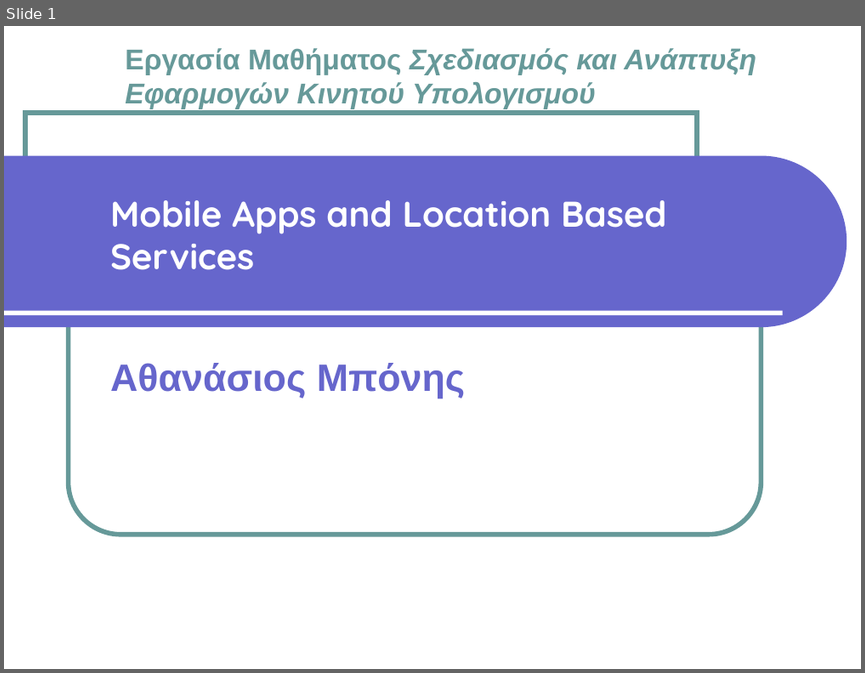
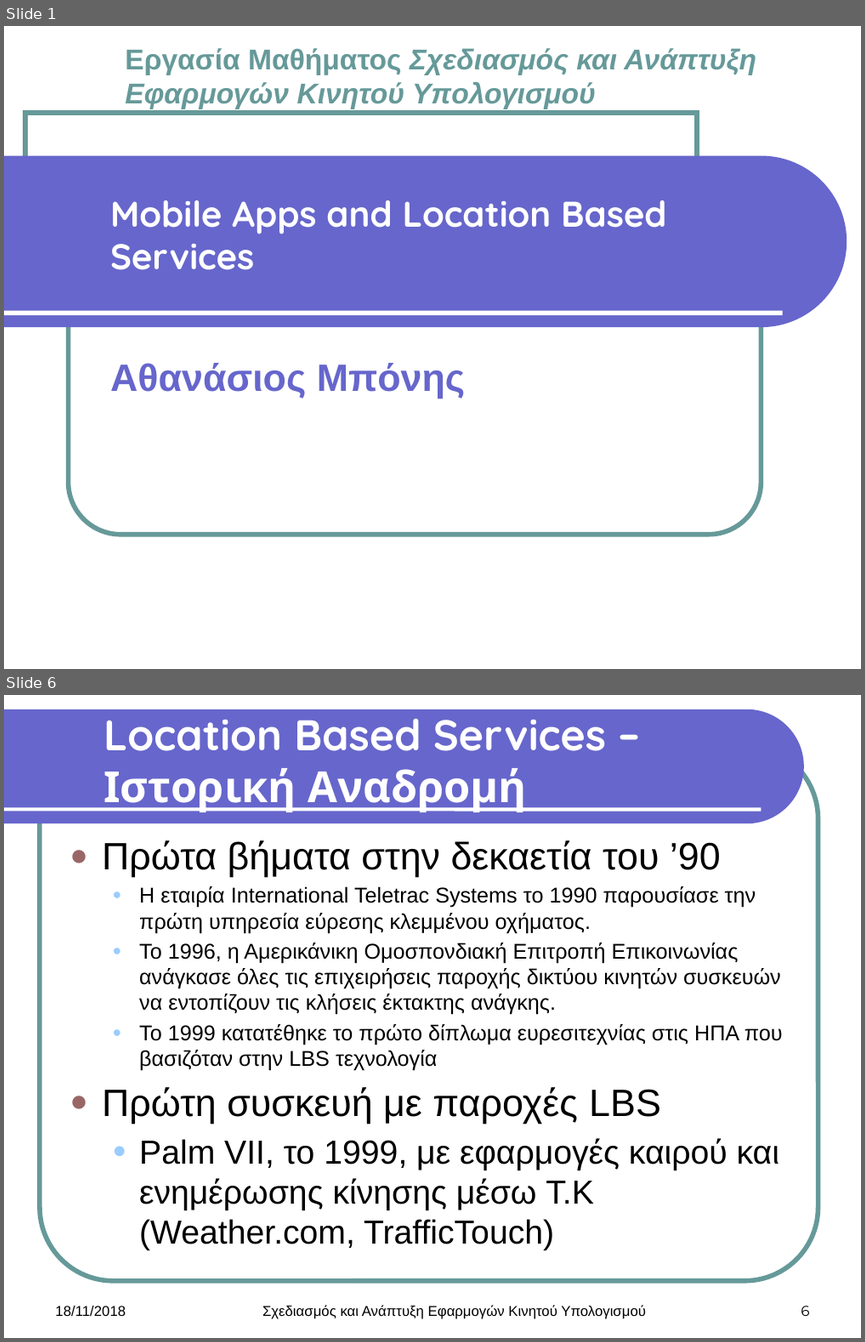
Before and after one commit to AthanCB/Design-and-development-of-mobile-computing, a slide deck: Theory Assignment/Mobile Apps and Location Based Services.pptx. Shown one above the other, each under a label of ours: slide 1 before the commit, slides 1 and 6 after it; the slides between them are not shown. The pictures are 865x673 and 865x1342 pixels, drawn with LibreOffice and Linux fonts; fonts in the diff are those of the drawing; background and template pictures are left out. Boxes give left, top, right and bottom in pixels: in the first picture for what was removed or moved away, otherwise in the second. Text is boxed around its words. In the diff, an @@ line names an element or a change of style, - is before the commit and + after.

```diff
--- a/Theory Assignment/Mobile Apps and Location Based Services.pptx
+++ b/Theory Assignment/Mobile Apps and Location Based Services.pptx
@@ slide 6 added at (x1=4, y1=695, x2=861, y2=1338), background #FFFFFF @@
@@ freeform shape added at (x1=4, y1=709, x2=803, y2=823), fill #6666CC @@
@@ title added at (x1=103, y1=706, x2=606, y2=812), 36 pt, text #FFFFFF, bold @@
+Location Based Services – Ιστορική Αναδρομή
@@ rounded rectangle added at (x1=40, y1=744, x2=818, y2=1280), outline #669999 4 pt @@
@@ line added from (4, 809) to (760, 809), #FFFFFF 3 pt @@
@@ text added at (x1=102, y1=840, x2=783, y2=1250), 18 pt, text #000000 @@
+● Πρώτα βήματα στην δεκαετία του ’90
+  ● Η εταιρία International Teletrac Systems το 1990 παρουσίασε την πρώτη υπηρεσία εύρεσης κλεμμένου οχήματος.
+  ● Το 1996, η Αμερικάνικη Ομοσπονδιακή Επιτροπή Επικοινωνίας ανάγκασε όλες τις επιχειρήσεις παροχής δικτύου κινητών συσκευών να εντοπίζουν τις κλήσεις έκτακτης ανάγκης.
+  ● Το 1999 κατατέθηκε το πρώτο δίπλωμα ευρεσιτεχνίας στις ΗΠΑ που βασιζόταν στην LBS τεχνολογία
+● Πρώτη συσκευή με παροχές LBS
+  ● Palm VII, το 1999, με εφαρμογές καιρού και ενημέρωσης κίνησης μέσω T.K (Weather.com, TrafficTouch)
@@ text added at (x1=55, y1=1305, x2=126, y2=1316), 12 pt, text #000000 @@
+18/11/2018
@@ text added at (x1=262, y1=1304, x2=646, y2=1319), 12 pt, text #000000 @@
+Σχεδιασμός και Ανάπτυξη Εφαρμογών Κινητού Υπολογισμού
@@ page number added at (x1=800, y1=1305, x2=809, y2=1315), 12 pt, text #000000 @@
+6
```
Also in this commit, not shown: 14 other slides added, 1 slide removed, 16 other files.
